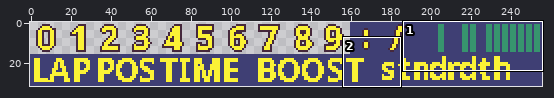
Two versions of one pixel-art file, img/numbers.aseprite. Above, an overview of the earlier version with the close-up marked.
Close-up. First the earlier version:
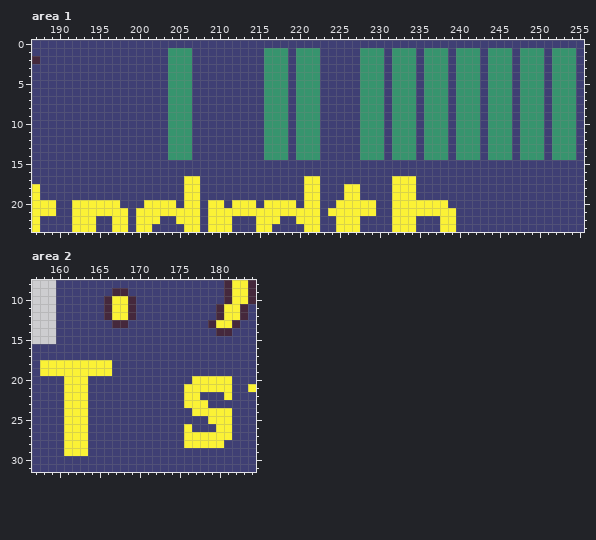
256x32 pixels, 1 frame. Shown: area 1: x 187..255, y 0..23; area 2: x 157..184, y 8..31.
After:
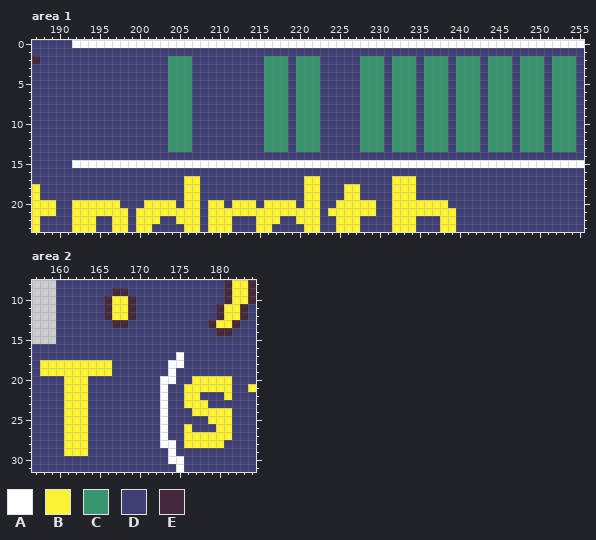
Palette (. is transparent): A #ffffff  B #fbf236  C #37946e  D #3f3f74  E #45283c
The author wrote: Make outline around boost bar
The exact change:
--- area 1
@@ x 187..255 @@
- 0 DDDDDDDDDDDDDDDDDDDDDDDDDDDDDDDDDDDDDDDDDDDDDDDDDDDDDDDDDDDDDDDDDDDDD
- 1 DDDDDDDDDDDDDDDDDCCCDDDDDDDDDCCCDCCCDDDDDCCCDCCCDCCCDCCCDCCCDCCCDCCCD
+ 0 DDDDDAAAAAAAAAAAAAAAAAAAAAAAAAAAAAAAAAAAAAAAAAAAAAAAAAAAAAAAAAAAAAAAA
+ 1 DDDDDDDDDDDDDDDDDDDDDDDDDDDDDDDDDDDDDDDDDDDDDDDDDDDDDDDDDDDDDDDDDDDDD
  2 EDDDDDDDDDDDDDDDDCCCDDDDDDDDDCCCDCCCDDDDDCCCDCCCDCCCDCCCDCCCDCCCDCCCD
@@ x 187..255 @@
 13 DDDDDDDDDDDDDDDDDCCCDDDDDDDDDCCCDCCCDDDDDCCCDCCCDCCCDCCCDCCCDCCCDCCCD
-14 DDDDDDDDDDDDDDDDDCCCDDDDDDDDDCCCDCCCDDDDDCCCDCCCDCCCDCCCDCCCDCCCDCCCD
-15 DDDDDDDDDDDDDDDDDDDDDDDDDDDDDDDDDDDDDDDDDDDDDDDDDDDDDDDDDDDDDDDDDDDDD
+14 DDDDDDDDDDDDDDDDDDDDDDDDDDDDDDDDDDDDDDDDDDDDDDDDDDDDDDDDDDDDDDDDDDDDD
+15 DDDDDAAAAAAAAAAAAAAAAAAAAAAAAAAAAAAAAAAAAAAAAAAAAAAAAAAAAAAAAAAAAAAAA
 16 DDDDDDDDDDDDDDDDDDDDDDDDDDDDDDDDDDDDDDDDDDDDDDDDDDDDDDDDDDDDDDDDDDDDD
--- area 2
@@ x 171..177 @@
 16 DDDDDDD
-17 DDDDDDD
-18 DDDDDDD
-19 DDDDDDD
-20 DDDDDDB
-21 DDDDDBB
-22 DDDDDBB
-23 DDDDDBB
-24 DDDDDDB
-25 DDDDDDD
-26 DDDDDBD
-27 DDDDDBB
-28 DDDDDBB
-29 DDDDDDD
-30 DDDDDDD
-31 DDDDDDD
+17 DDDDADD
+18 DDDAADD
+19 DDDADDD
+20 DDAADDB
+21 DDADDBB
+22 DDADDBB
+23 DDADDBB
+24 DDADDDB
+25 DDADDDD
+26 DDADDBD
+27 DDADDBB
+28 DDAADBB
+29 DDDADDD
+30 DDDAADD
+31 DDDDADD
Changed places in both close-ups, as pixel boxes (x1, y1, x2, y2):
changed: (72, 40, 584, 56)
changed: (72, 152, 584, 168)
changed: (160, 352, 184, 472)
